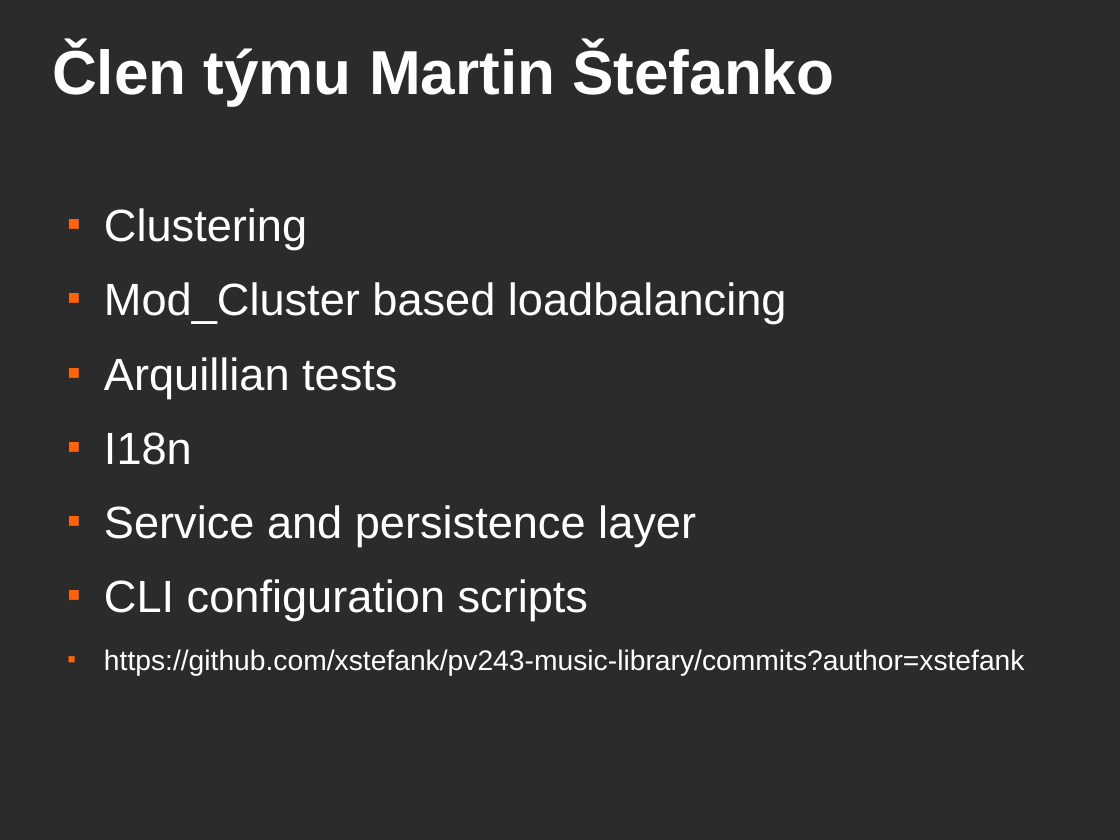
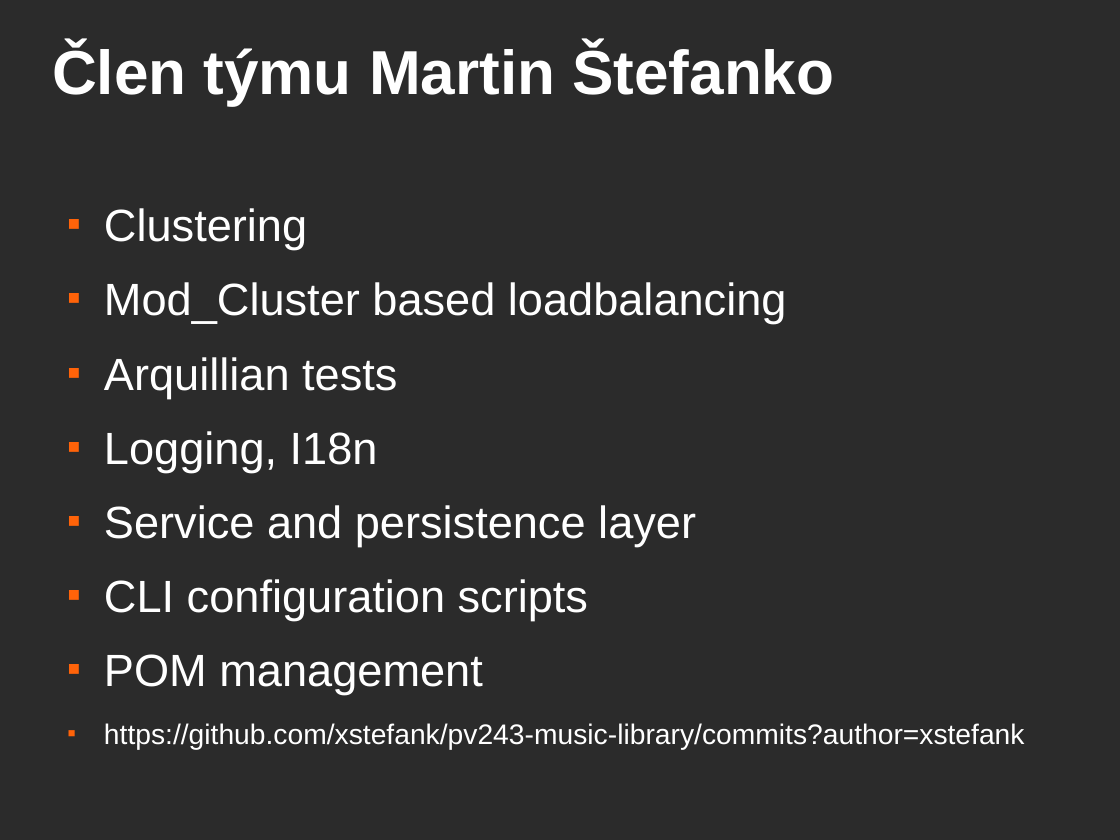
Before and after one commit to xstefank/pv243-music-library, a slide deck: slide 8 of presentation_template__1_.odp. Drawn at 1120x840 pixels with LibreOffice and Linux fonts; fonts in the diff are those of the drawing; background and template pictures are left out; a plain dark background stands for a picture behind light text. Boxes give left, top, right and bottom in pixels: in the first picture for what was removed or moved away, otherwise in the second. Text is boxed around its words. In the diff, an @@ line names an element or a change of style, - is before the commit and + after.

Commit message:
presentation update

```diff
--- a/presentation_template__1_.odp
+++ b/presentation_template__1_.odp
@@ text at (104, 431, 378, 472): text changed @@
-■ I18n
+■ Logging, I18n
@@ text at (104, 654, 482, 695): paragraph added @@
+■ POM management
```
Also in this commit, not shown: 1 other slide changed.
